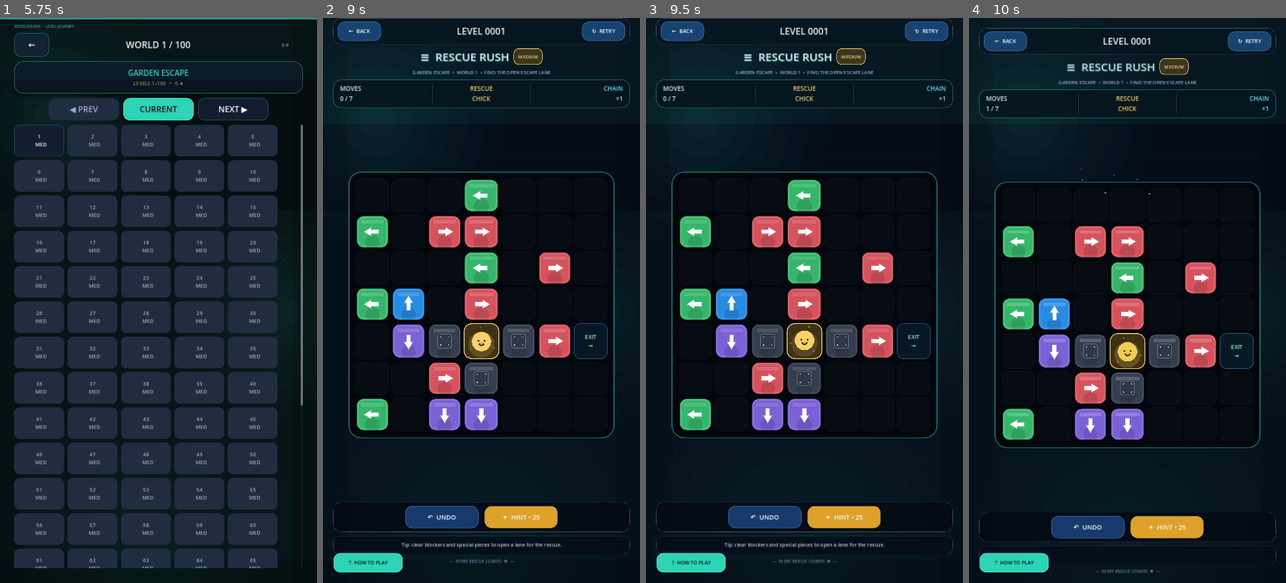
Above: before the commit, frames 1-4 (left to right).
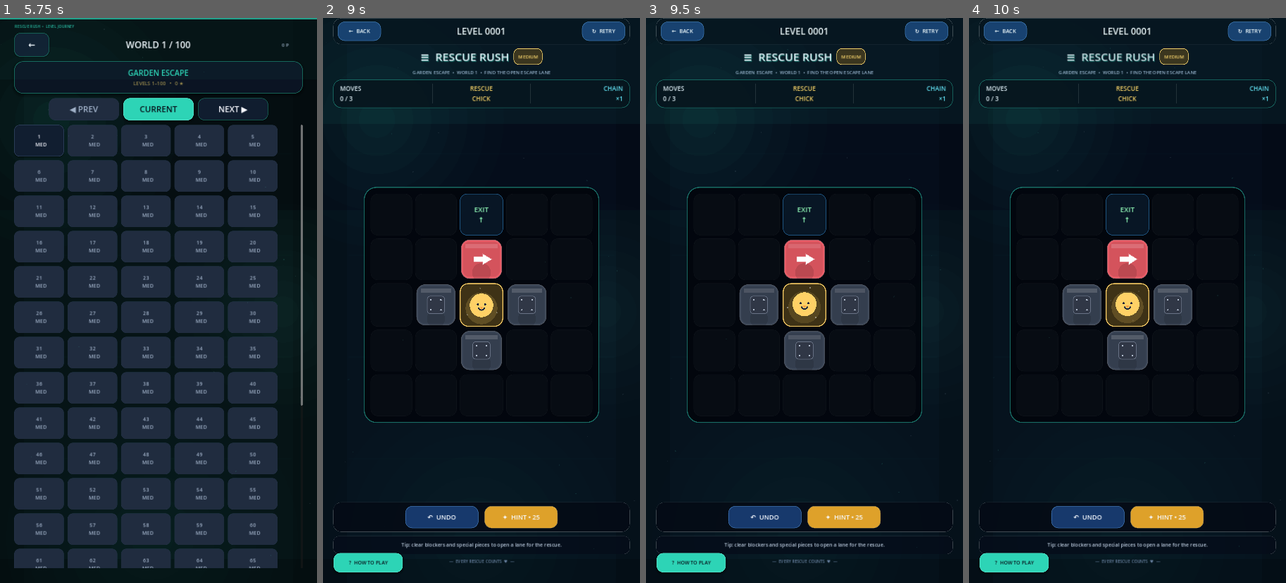
Above: after the commit, the same moments.

Repository: eghosa001/unjam
Game: Godot game, scene res://scenes/Main.tscn
Two runs of this game, one before a commit and one after it. Both use one fixed random seed, a clock stepped at 60 frames per second and the inputs below.
Inputs (mouse positions are in pixels of both pictures, inside the frame that each line leads up to):
- Up to frame 1 (5.75 s): click "PLAY NOW • LEVEL 1" at 0.5 s; click "NEXT ▶" at 1.25 s; click "←" at 2 s; click "PLAY NOW • LEVEL 1" at 2.75 s; click "◀ PREV" at 3.5 s; click "NEXT ▶" at 4.25 s; click "CURRENT" at 5 s
- Up to frame 2 (9 s): click "1 MED" at 5.75 s; click "↻ RETRY" at 6.5 s; click "↻ RETRY" at 7.25 s; click "↻ RETRY" at 8 s; click "GOT IT — PLAY" at 8.75 s
- Up to frame 3 (9.5 s): no input
- Up to frame 4 (10 s): click (1127, 193) at 9.52 s

Frame 1 is identical in both runs. In frame 2, 14% of the frame differs, in the area x 8-92%, y 13-75%; in frame 3, 14%; in frame 4, 19%, in the area x 3-97%, y 0-99%.

Commit message:
Make Rescue Rush opening levels true onboarding

Diff:
--- a/scripts/core/campaign_generator.gd
+++ b/scripts/core/campaign_generator.gd
@@ -7,6 +7,8 @@
 
 static func generate(level_number: int) -> Dictionary:
 	var n := clampi(level_number, 1, 10000)
+	if n <= 8:
+		return _generate_onboarding(n)
 	var world := int((n - 1) / 100) + 1
 	var tier := _campaign_tier(n)
 	var difficulty := _rhythm_for_level(n, tier)
@@ -88,6 +90,33 @@
 		"pieces": pieces
 	}
 
+static func _generate_onboarding(n: int) -> Dictionary:
+	# Levels 1–8 are intentionally readable in seconds: no gates, bombs or
+	# filler maze. The player learns that arrows with a clear ray can leave.
+	var size := 5 if n <= 4 else 6
+	var center := Vector2i(int(size / 2), int(size / 2))
+	var target_dir_index := posmod(n - 1, 4)
+	var target_dir := DIR_VECTORS[target_dir_index]
+	var target_name := DIR_NAMES[target_dir_index]
+	var pieces: Array[Dictionary] = []
+	for i in range(4):
+		if i == target_dir_index:
+			continue
+		var sealed := center + DIR_VECTORS[i]
+		pieces.append(_piece(sealed.x, sealed.y, "blocker", DIR_NAMES[i]))
+	var lane := _ray_cells(center, target_dir, size)
+	var needed := 1 if n <= 2 else (2 if n <= 6 else mini(3, lane.size()))
+	for i in range(mini(needed, lane.size())):
+		var pos := lane[i]
+		pieces.append(_piece(pos.x, pos.y, "normal", _perpendicular_direction(target_name, n + i)))
+	return {
+		"id": n, "width": size, "height": size, "world": 1, "phase": 1,
+		"campaign_tier": 0, "difficulty": "easy", "difficulty_score": 3 + int(n / 3),
+		"milestone": "", "target_exit": target_name, "estimated_required_moves": needed,
+		"par_moves": needed + 2, "rescue_id": RESCUES[(n * 7 + 1) % RESCUES.size()],
+		"rescue": [center.x, center.y], "pieces": pieces
+	}
+
 static func _rescue_position_for_exit(size: int, target_dir_index: int) -> Vector2i:
 	var mid := int(size / 2)
 	var near_side := 2
